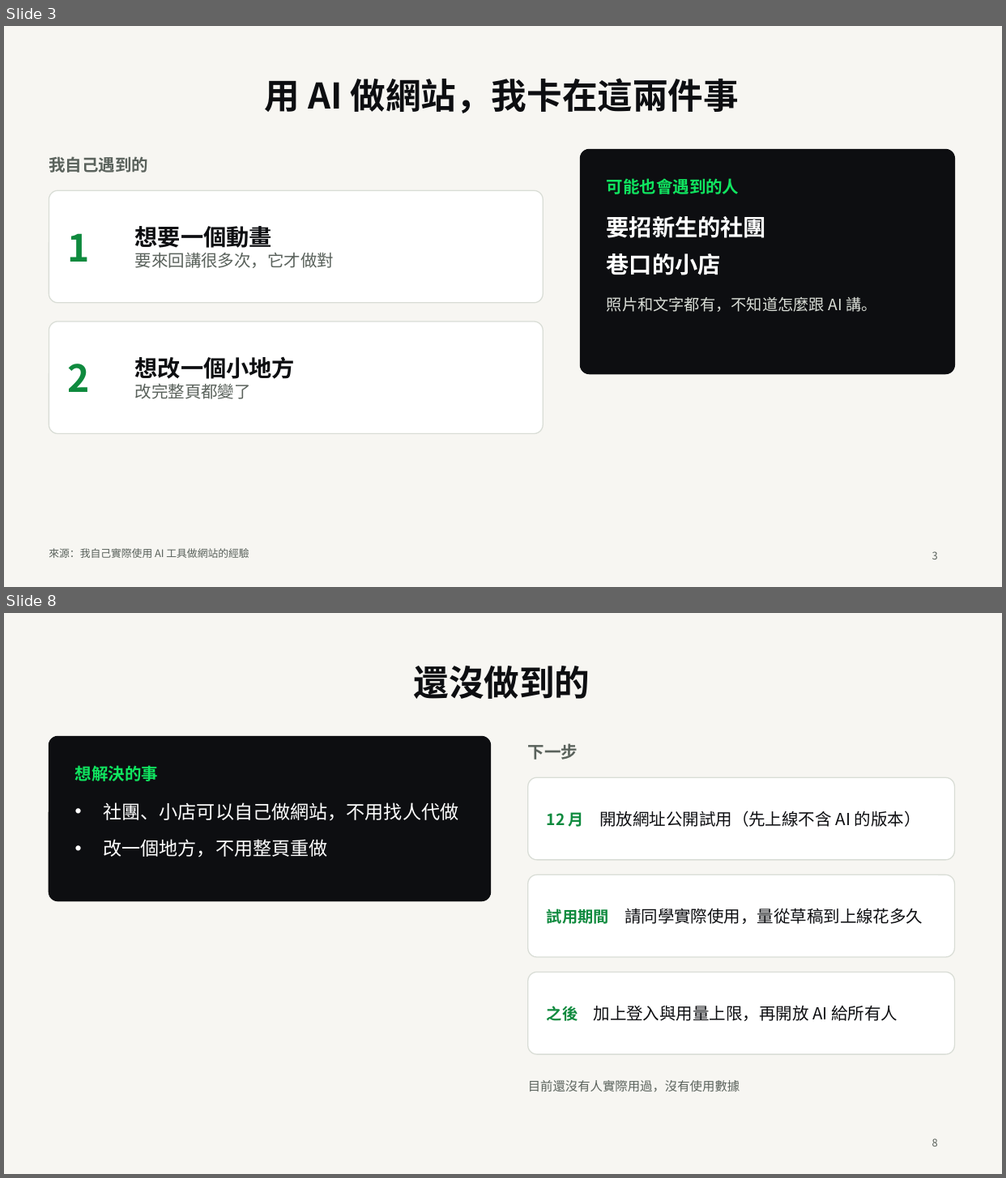
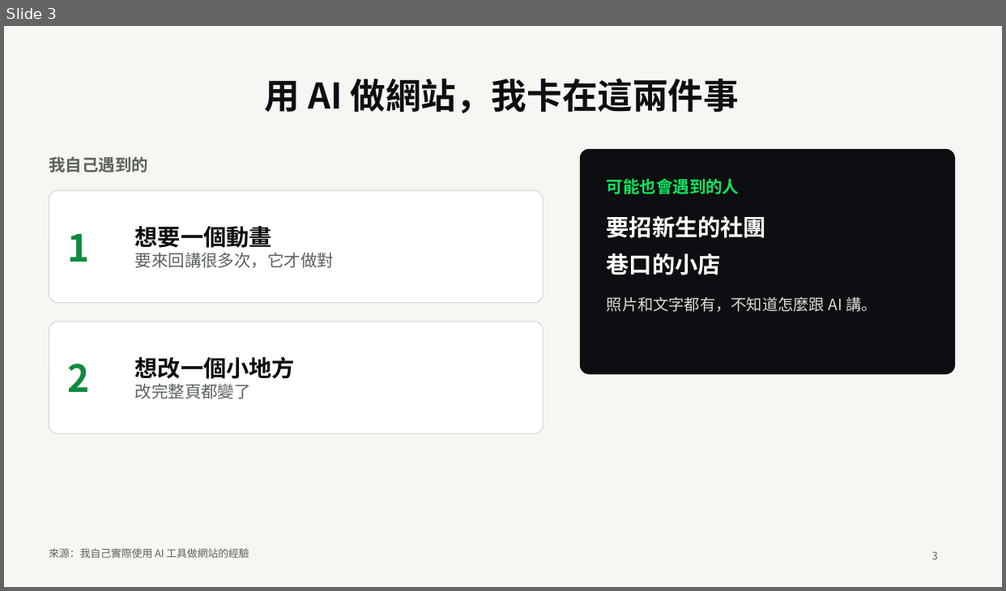
Before and after one commit to ChewyChloe/Sketch2Site, a slide deck: docs/demo-day/Sketch2Site-DemoDay-v1.pptx. Shown one above the other, each under a label of ours: slides 3 and 8 before the commit, slide 3 after it; the slides between them are not shown. The pictures are 1006x1178 and 1006x591 pixels, drawn with LibreOffice and Linux fonts; fonts in the diff are those of the drawing. Boxes give left, top, right and bottom in pixels: in the first picture for what was removed or moved away, otherwise in the second. Text is boxed around its words. In the diff, an @@ line names an element or a change of style, - is before the commit and + after.

```diff
--- a/docs/demo-day/Sketch2Site-DemoDay-v1.pptx
+++ b/docs/demo-day/Sketch2Site-DemoDay-v1.pptx
@@ slide 8 removed at bbox=[4, 613, 1002, 1174], background #F7F6F2 @@
@@ title removed at bbox=[414, 666, 590, 699] @@
-還沒做到的
@@ rounded rectangle removed at bbox=[49, 736, 491, 901] @@
@@ text removed at bbox=[528, 743, 577, 760] @@
-下一步
@@ text removed at bbox=[75, 765, 158, 781] @@
-想解決的事
@@ rounded rectangle removed at bbox=[528, 777, 955, 860] @@
@@ text removed at bbox=[103, 803, 458, 858] @@
-• 社團、小店可以自己做網站，不用找人代做
-• 改一個地方，不用整頁重做
@@ text removed at bbox=[547, 811, 921, 827] @@
-12 月 開放網址公開試用（先上線不含 AI 的版本）
@@ rounded rectangle removed at bbox=[528, 875, 955, 957] @@
@@ text removed at bbox=[547, 908, 923, 924] @@
-試用期間 請同學實際使用，量從草稿到上線花多久
@@ rounded rectangle removed at bbox=[528, 973, 955, 1054] @@
@@ text removed at bbox=[547, 1005, 898, 1021] @@
-之後 加上登入與用量上限，再開放 AI 給所有人
@@ text removed at bbox=[528, 1080, 740, 1093] @@
-目前還沒有人實際用過，沒有使用數據
@@ page number removed at bbox=[932, 1139, 938, 1147] @@
-8
```
Also in this commit, not shown: 4 slides changed, 2 slides added, 1 other slide removed, 8 other files.
